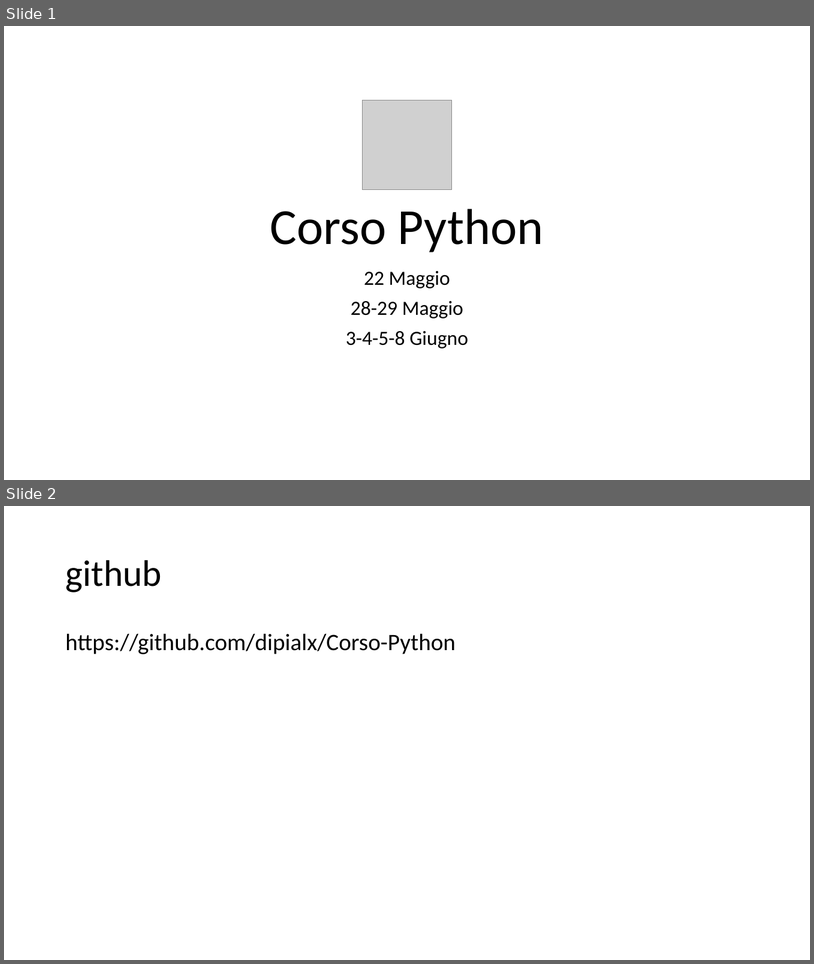
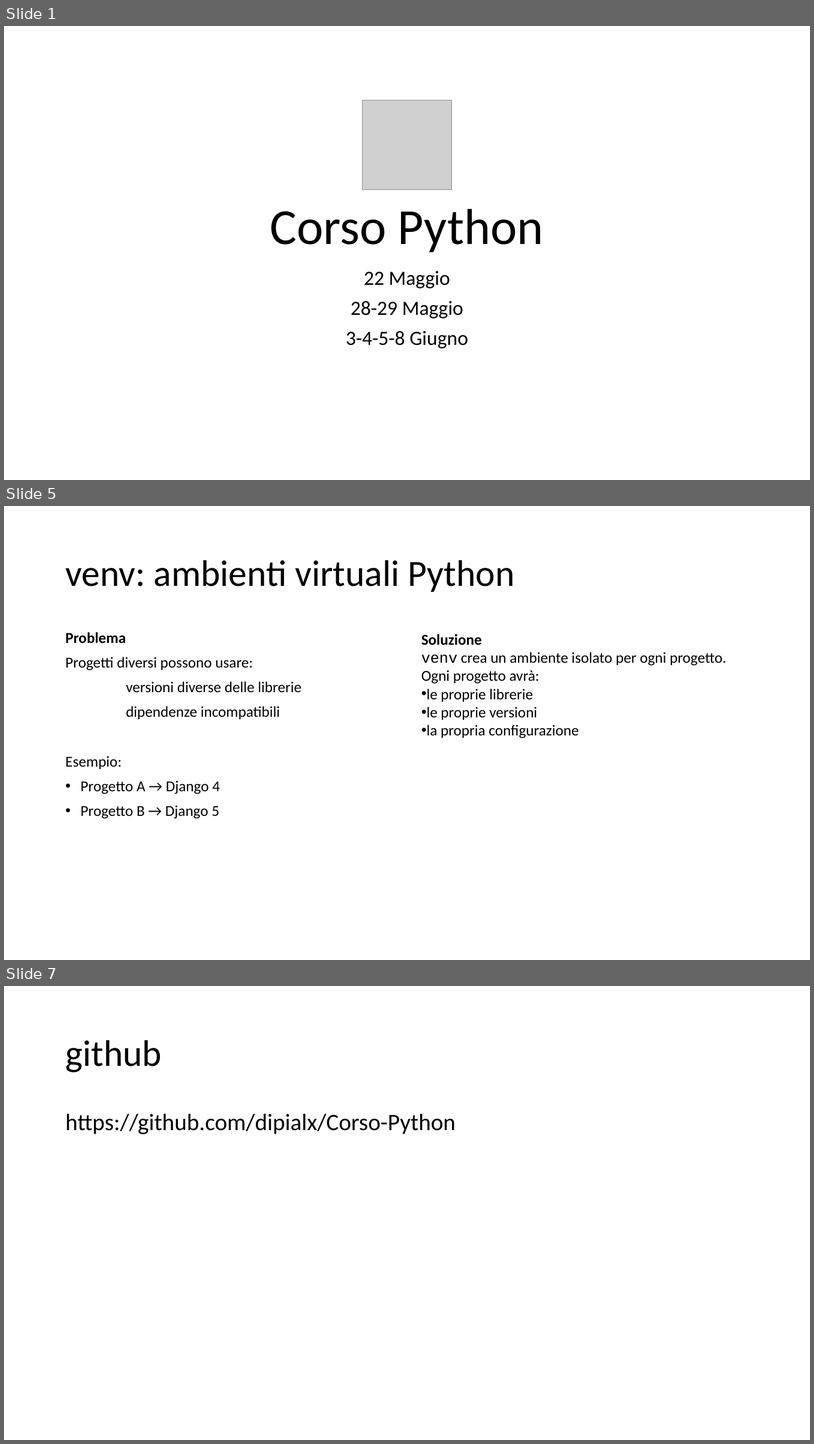
Before and after one commit to dipialx/Corso-Python, a slide deck: Lez2.pptx. Shown one above the other, each under a label of ours: slides 1 and 2 before the commit, slides 1, 5 and 7 after it; the slides between them are not shown. The pictures are 814x964 and 814x1444 pixels, drawn with LibreOffice and Linux fonts; fonts in the diff are those of the drawing; grey boxes stand for pictures. Boxes give left, top, right and bottom in pixels: in the first picture for what was removed or moved away, otherwise in the second. Text is boxed around its words. In the diff, an @@ line names an element or a change of style, - is before the commit and + after.

```diff
--- a/Lez2.pptx
+++ b/Lez2.pptx
@@ slide 5 added at <box>4,506,810,960</box>, background #FFFFFF @@
@@ title added at <box>65,560,515,592</box>, 44 pt, text #000000 @@
+venv: ambienti virtuali Python
@@ text added at <box>65,632,302,819</box>, 18 pt, text #000000 @@
+Problema
+Progetti diversi possono usare:
+versioni diverse delle librerie
+dipendenze incompatibili
+Esempio:
+• Progetto A → Django 4
+• Progetto B → Django 5
@@ text added at <box>422,634,726,738</box>, 18 pt, text #000000 @@
+Soluzione
+venv crea un ambiente isolato per ogni progetto.
+Ogni progetto avrà:
+• le proprie librerie
+• le proprie versioni
+• la propria configurazione
@@ what was slide 2 is now slide 7 @@
```
Also in this commit, not shown: 5 other slides added, 37 other files.
